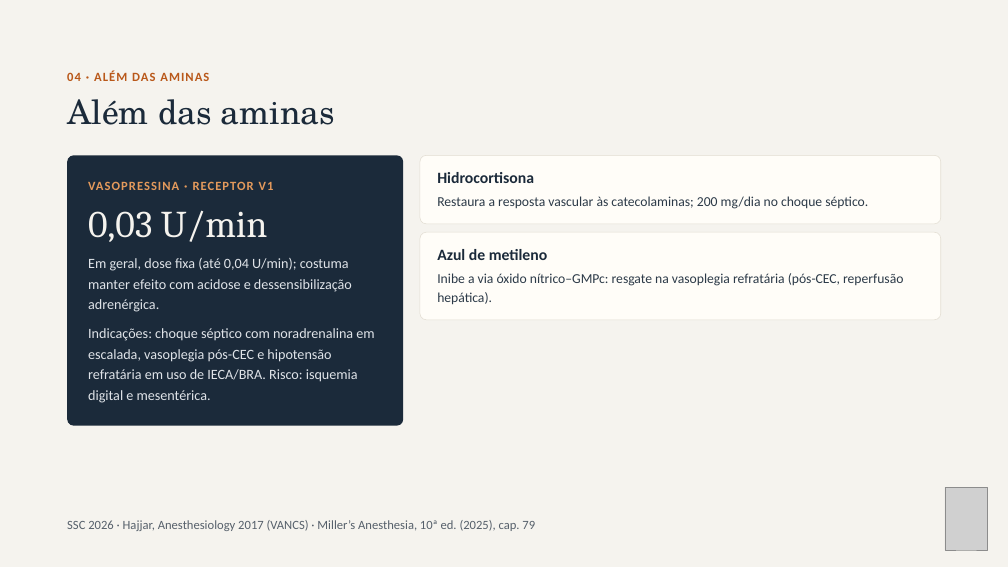
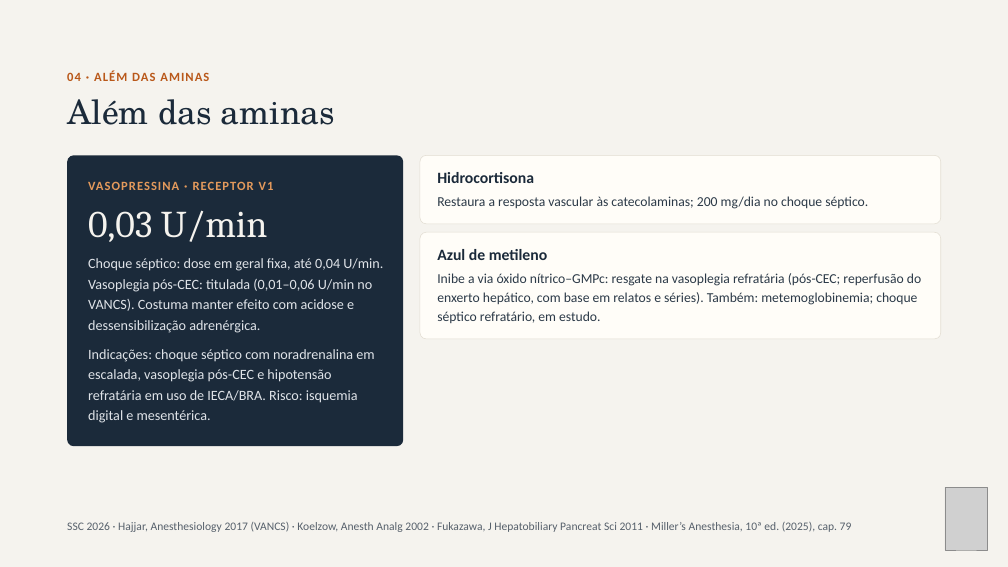
Before and after one commit to brunomoraesdubois-bit/Bruno, a slide deck: slide 13 of apresentacao/Aminas_Vasoativas.pptx. Drawn at 1008x567 pixels with LibreOffice and Linux fonts; fonts in the diff are those of the drawing; grey boxes stand for pictures. Boxes give left, top, right and bottom in pixels: in the first picture for what was removed or moved away, otherwise in the second. Text is boxed around its words. In the diff, an @@ line names an element or a change of style, - is before the commit and + after.

```diff
--- a/apresentacao/Aminas_Vasoativas.pptx
+++ b/apresentacao/Aminas_Vasoativas.pptx
@@ rounded rectangle at box(67, 156, 403, 447): proportions changed @@
@@ rounded rectangle: place and size @@
-rounded rectangle at box(67, 156, 403, 426)
+rounded rectangle at box(67, 156, 403, 447)
@@ rounded rectangle: place and size @@
-rounded rectangle at box(420, 232, 941, 320)
+rounded rectangle at box(420, 232, 941, 339)
@@ rounded rectangle at box(420, 232, 941, 339): proportions changed @@
@@ text at box(88, 258, 383, 333): text changed @@
-Em geral, dose fixa (até 0,04 U/min); costuma manter efeito com acidose e dessensibilização adrenérgica.
+Choque séptico: dose em geral fixa, até 0,04 U/min. Vasoplegia pós-CEC: titulada (0,01–0,06 U/min no VANCS). Costuma manter efeito com acidose e dessensibilização adrenérgica.
@@ text at box(437, 273, 921, 323): text changed @@
-Inibe a via óxido nítrico–GMPc: resgate na vasoplegia refratária (pós-CEC, reperfusão hepática).
+Inibe a via óxido nítrico–GMPc: resgate na vasoplegia refratária (pós-CEC; reperfusão do enxerto hepático, com base em relatos e séries). Também: metemoglobinemia; choque séptico refratário, em estudo.
@@ text "Indicações: choque séptico com noradrenalina ...": place and size @@
-text "Indicações: choque séptico com noradrenalina ..." at box(88, 328, 374, 403)
+text "Indicações: choque séptico com noradrenalina ..." at box(88, 349, 374, 423)
@@ text at box(67, 522, 852, 532): text changed; size 12 to 11 pt @@
-SSC 2026 · Hajjar, Anesthesiology 2017 (VANCS) · Miller’s Anesthesia, 10ª ed. (2025), cap. 79
+SSC 2026 · Hajjar, Anesthesiology 2017 (VANCS) · Koelzow, Anesth Analg 2002 · Fukazawa, J Hepatobiliary Pancreat Sci 2011 · Miller’s Anesthesia, 10ª ed. (2025), cap. 79
```
Also in this commit, not shown: 8 other slides changed, 20 other files.
